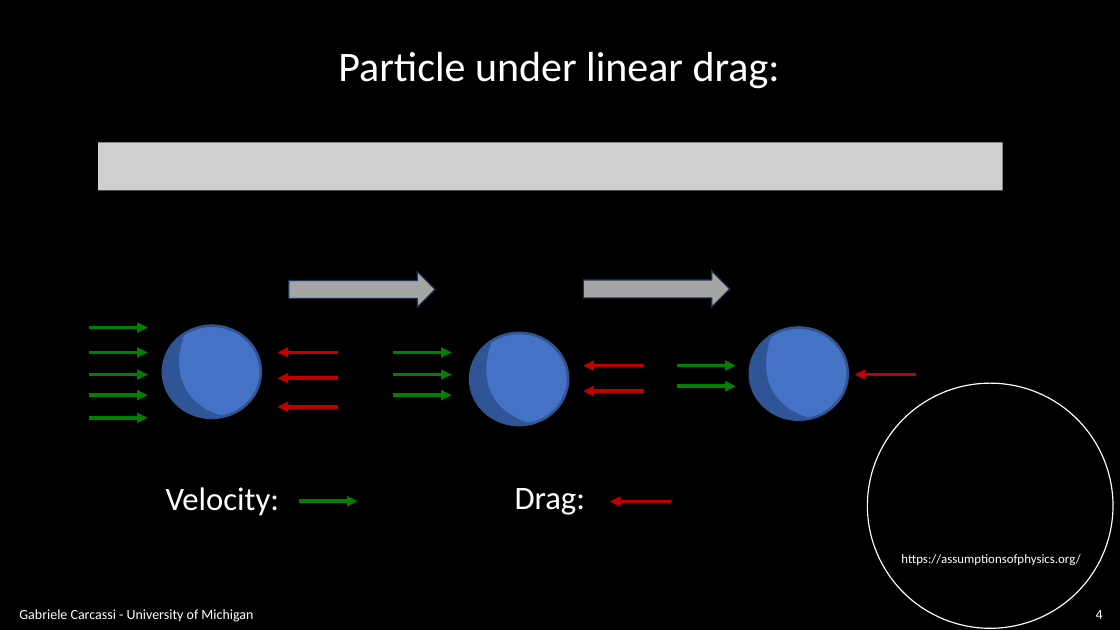
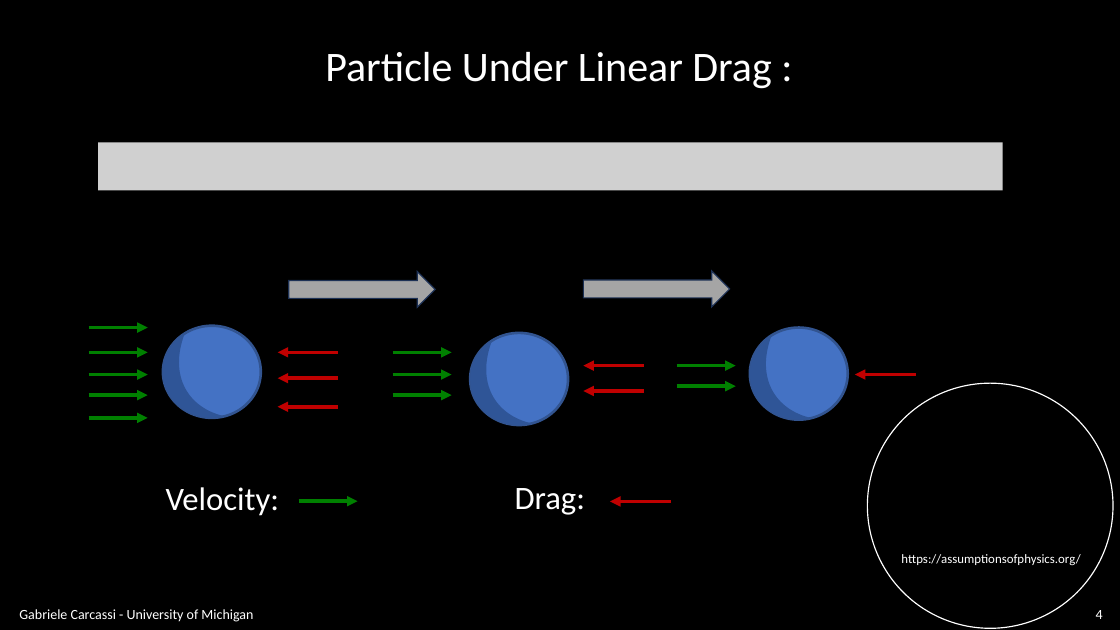
Before and after one commit to assumptionsofphysics/slides, a slide deck: slide 4 of BookCompanions-v2/RP-Class-2.pptx. Drawn at 1120x630 pixels with LibreOffice and Linux fonts; fonts in the diff are those of the drawing; grey boxes stand for pictures; background and template pictures are left out. Boxes give left, top, right and bottom in pixels: in the first picture for what was removed or moved away, otherwise in the second. Text is boxed around its words. In the diff, an @@ line names an element or a change of style, - is before the commit and + after.

```diff
--- a/BookCompanions-v2/RP-Class-2.pptx
+++ b/BookCompanions-v2/RP-Class-2.pptx
@@ text at box(325, 52, 771, 89): text changed @@
-Particle under linear drag:
+Particle Under Linear Drag :
```
Also in this commit, not shown: 11 other slides changed, 3 slides added, 1 other file.
